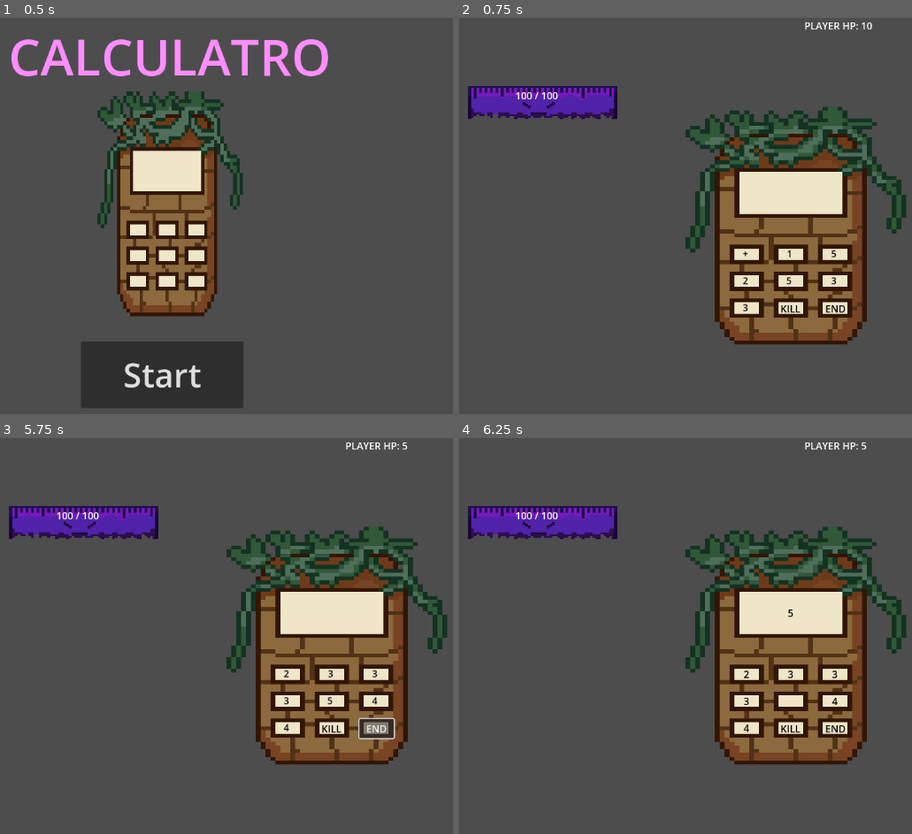
Above: before the commit, frames 1-4 (two rows, left to right).
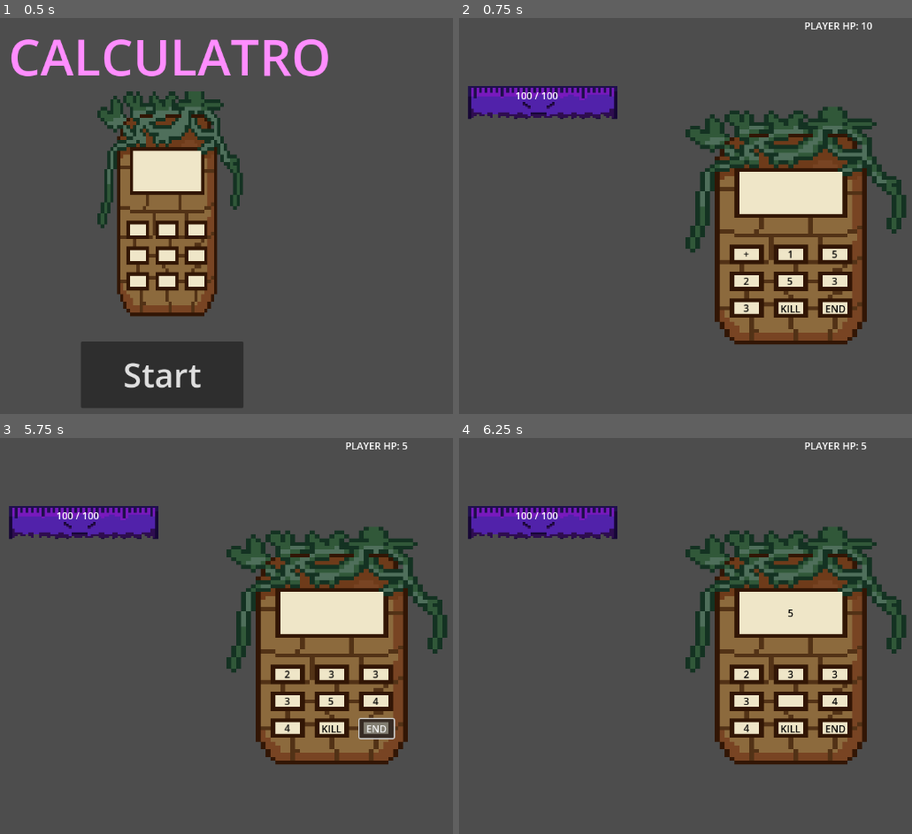
Above: after the commit, the same moments.

Repository: PalatronDead/Calculatro
Game: Godot game, scene res://scenes/main_menu.tscn
Same seed, same stepped clock (60 frames per second), same inputs: the game is played once before the commit and once after it.
Inputs:
- Up to frame 1 (0.5 s): no input
- Up to frame 2 (0.75 s): click "Start" at 0.5 s
- Up to frame 3 (5.75 s): click "+" at 1.25 s; click "1" at 2 s; click "5" at 2.75 s; click "2" at 3.5 s; click "3" at 4.25 s; click "END" at 5 s
- Up to frame 4 (6.25 s): click "5" at 5.75 s

Frame 1 is identical in both runs. In frame 2, 0.1% of the frame differs, in the area x 62-84%, y 58-75%; in frame 3, 0.1%; in frame 4, nothing differs.

Commit message:
Fixed Bug: When restarting the game, the life still was negative and, because there was a timer of 2 seconds before dying, the player could winand lose at the same time. Additions: Added the other 3 operators -, / and *

Diff:
--- a/battle_manager.gd
+++ b/battle_manager.gd
@@ -16,24 +16,35 @@
 var shake_strength: float = 0
 
 var reward_pool = [
+	preload("res://resources/number_one.tres"),
+	preload("res://resources/number_one.tres"),
+	preload("res://resources/number_one.tres"),
+	preload("res://resources/number_one.tres"),
+	preload("res://resources/number_one.tres"),
+	preload("res://resources/number_two.tres"),
+	preload("res://resources/number_two.tres"),
+	preload("res://resources/number_two.tres"),
+	preload("res://resources/number_two.tres"),
+	preload("res://resources/number_three.tres"),
+	preload("res://resources/number_three.tres"),
+	preload("res://resources/number_three.tres"),
+	preload("res://resources/number_four.tres"),
+	preload("res://resources/number_four.tres"),
 	preload("res://resources/number_five.tres"),
-	preload("res://resources/number_two.tres"),
 	preload("res://resources/op_plus.tres"),
-	preload("res://resources/number_five.tres"),
-	preload("res://resources/number_two.tres"),
 	preload("res://resources/op_plus.tres"),
-	preload("res://resources/number_five.tres"),
-	preload("res://resources/number_two.tres"),
 	preload("res://resources/op_plus.tres"),
-	preload("res://resources/number_five.tres"),
-	preload("res://resources/number_two.tres"),
 	preload("res://resources/op_plus.tres"),
-	preload("res://resources/number_five.tres"),
-	preload("res://resources/number_two.tres"),
 	preload("res://resources/op_plus.tres"),
-	preload("res://resources/number_five.tres"),
-	preload("res://resources/number_two.tres"),
-	preload("res://resources/op_plus.tres")
+	preload("res://resources/op_minus.tres"),
+	preload("res://resources/op_minus.tres"),
+	preload("res://resources/op_minus.tres"),
+	preload("res://resources/op_minus.tres"),
+	preload("res://resources/op_division.tres"),
+	preload("res://resources/op_division.tres"),
+	preload("res://resources/op_division.tres"),
+	preload("res://resources/op_mult.tres"),
+	preload("res://resources/op_mult.tres"),
 ]
 
 func _input(event):
@@ -139,5 +150,6 @@
 
 
 func game_over():
-	await get_tree().create_timer(2.0).timeout
+	await get_tree().create_timer(0.5).timeout
 	get_tree().change_scene_to_file("res://scenes/main_menu.tscn")
+	RunManager.start_new_run()
--- /dev/null
+++ b/resources/op_division.tres
@@ -0,0 +1,11 @@
+[gd_resource type="Resource" script_class="ItemData" load_steps=3 format=3 uid="uid://5sy8j3kqadh1"]
+
+[ext_resource type="Script" uid="uid://cm1rt2fikn6wy" path="res://resources/modifier_data.gd" id="1_73nmb"]
+[ext_resource type="Script" uid="uid://4fpm4dhehcso" path="res://resources/item_data.gd" id="2_ub8db"]
+
+[resource]
+script = ExtResource("2_ub8db")
+type = 1
+display_name = "/"
+operator_symbol = "/"
+metadata/_custom_type_script = "uid://4fpm4dhehcso"
--- /dev/null
+++ b/resources/op_minus.tres
@@ -0,0 +1,11 @@
+[gd_resource type="Resource" script_class="ItemData" load_steps=3 format=3 uid="uid://c6bw265w0xjx3"]
+
+[ext_resource type="Script" uid="uid://cm1rt2fikn6wy" path="res://resources/modifier_data.gd" id="1_s0ec0"]
+[ext_resource type="Script" uid="uid://4fpm4dhehcso" path="res://resources/item_data.gd" id="2_5i187"]
+
+[resource]
+script = ExtResource("2_5i187")
+type = 1
+display_name = "-"
+operator_symbol = "-"
+metadata/_custom_type_script = "uid://4fpm4dhehcso"
--- /dev/null
+++ b/resources/op_mult.tres
@@ -0,0 +1,11 @@
+[gd_resource type="Resource" script_class="ItemData" load_steps=3 format=3 uid="uid://dvx73ku4lr75p"]
+
+[ext_resource type="Script" uid="uid://cm1rt2fikn6wy" path="res://resources/modifier_data.gd" id="1_bphyq"]
+[ext_resource type="Script" uid="uid://4fpm4dhehcso" path="res://resources/item_data.gd" id="2_0pym8"]
+
+[resource]
+script = ExtResource("2_0pym8")
+type = 1
+display_name = "*"
+operator_symbol = "*"
+metadata/_custom_type_script = "uid://4fpm4dhehcso"
--- a/scenes/ui/item_display.gd
+++ b/scenes/ui/item_display.gd
@@ -11,7 +11,6 @@
 	if not pressed.is_connected(_on_pressed):
 		pressed.connect(_on_pressed)
 
-	await get_tree().process_frame
 	scale = Vector2.ONE
 	animate_pop()
 
